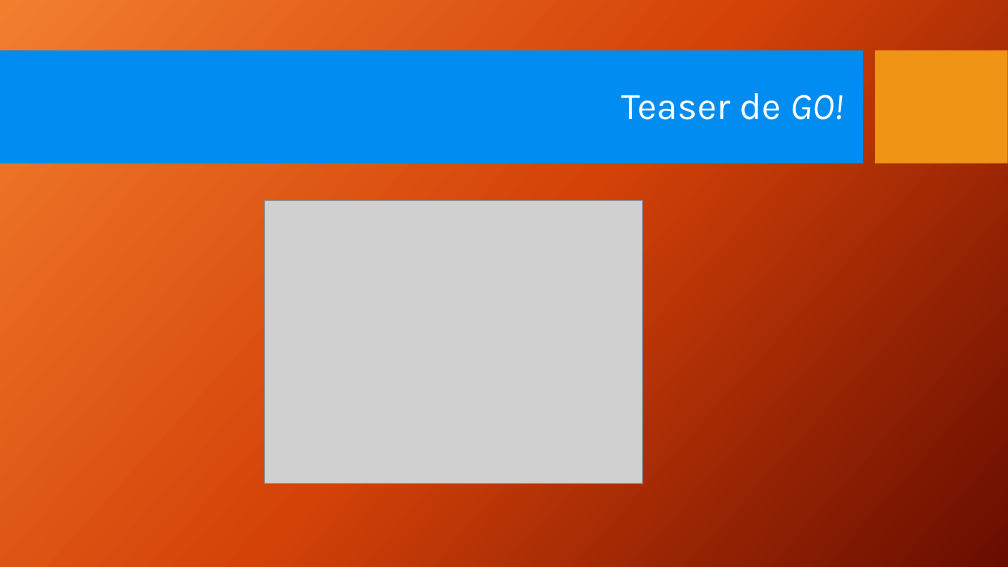
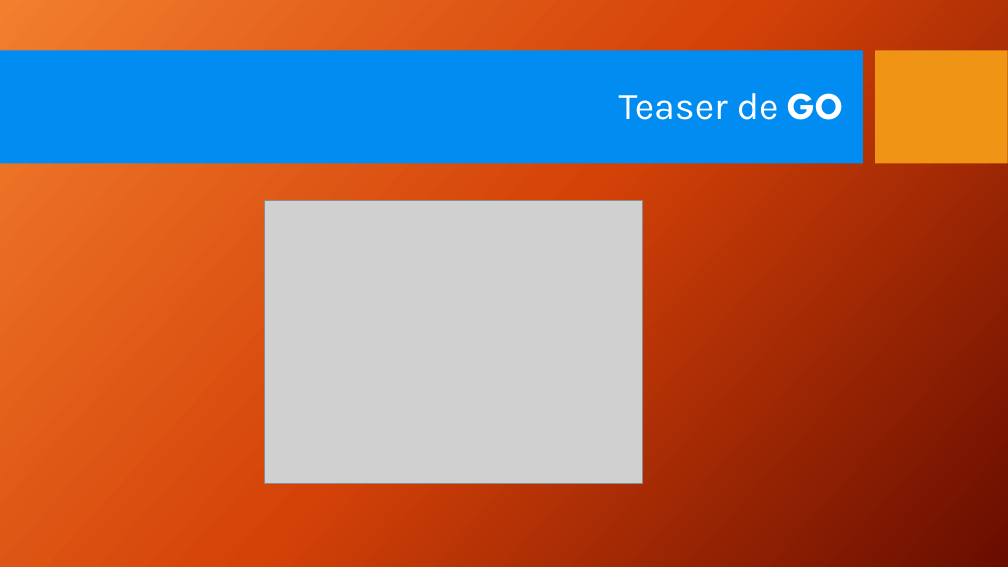
Before and after one commit to Auryn8/red-go, a slide deck: slide 3 of GO_presentacion.pptx. Drawn at 1008x567 pixels with LibreOffice and Linux fonts; fonts in the diff are those of the drawing; grey boxes stand for pictures; background and template pictures are left out. Boxes give left, top, right and bottom in pixels: in the first picture for what was removed or moved away, otherwise in the second. Text is boxed around its words. In the diff, an @@ line names an element or a change of style, - is before the commit and + after.

```diff
--- a/GO_presentacion.pptx
+++ b/GO_presentacion.pptx
@@ title at [619, 93, 844, 120]: text changed @@
-Teaser de GO!
+Teaser de GO
```
Also in this commit, not shown: 9 other slides changed, 1 slide removed.
